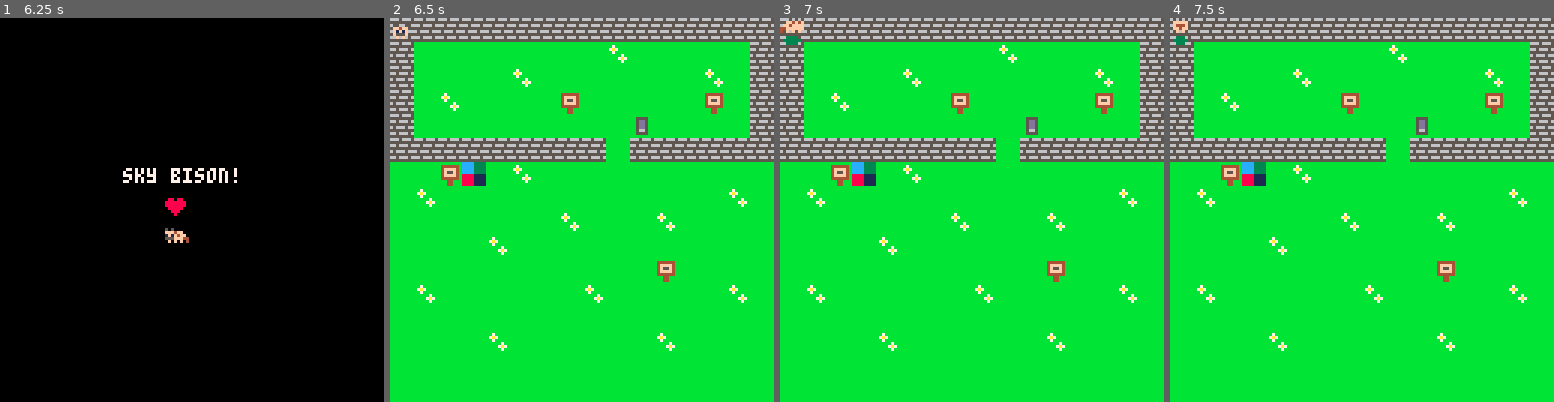
Above: before the commit, frames 1-4 (left to right).
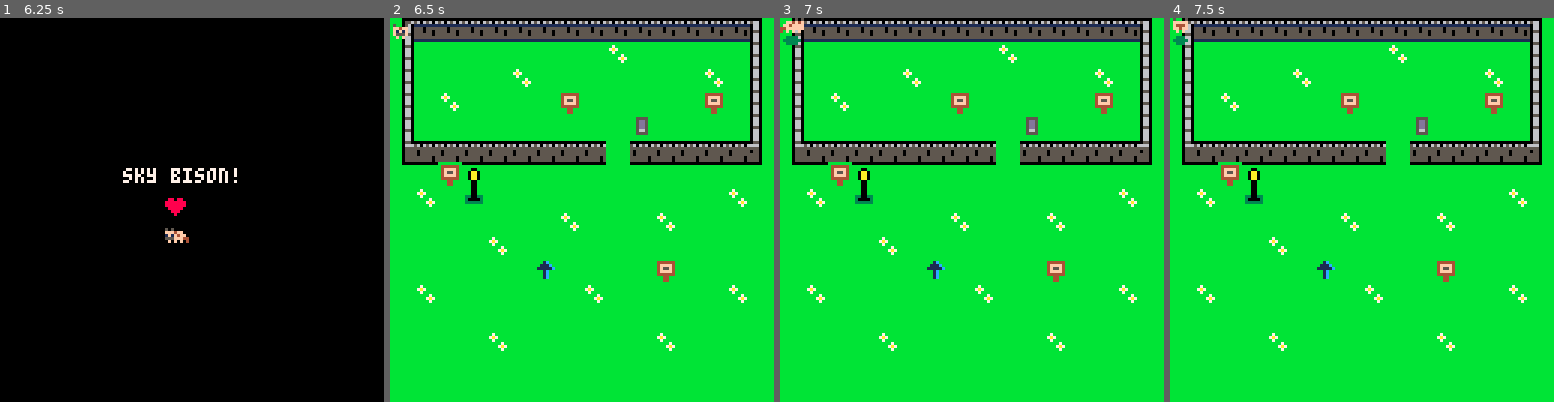
Above: after the commit, the same moments.

Repository: alaynar/yip-yip
Game: PICO-8 cartridge yipyip.p8
Two runs of this game, one before a commit and one after it. Both use one fixed random seed, a clock stepped at 60 frames per second and the inputs below.
Inputs:
- Up to frame 1 (6.25 s): tap X (X key) at 0.33, 1.07, 1.85, 2.97, 4.08, 5.2 s; tap O (Z key) at 0.7, 1.7, 2.1, 2.5, 2.9, 3.3, 3.7, 4.1, 4.5, 4.9, 5.3, 5.7, 6.1 s; hold Right 1.6-2.1 s; hold Up 2.15-2.42 s; hold Right 2.47-3.03 s; hold Left 3.08-3.58 s; hold Down 3.63-3.97 s; hold Right 4.02-4.68 s; hold Up 4.73-5.03 s; hold Left 5.08-5.68 s; hold Down 5.73-6.03 s; hold Right from 6.08 s (still down)
- Up to frame 2 (6.5 s): keep holding Right; tap X (X key) at 6.32 s
- Up to frame 3 (7 s): tap O (Z key) at 6.5, 6.9 s; release Right at 6.58 s; hold Right from 6.63 s (still down)
- Up to frame 4 (7.5 s): release Right at 7.13 s; hold Up 7.18-7.45 s; tap O (Z key) at 7.3 s; tap X (X key) at 7.43 s

Frame 1 is identical in both runs. In frame 2, 12% of the frame differs, in the area x 0-100%, y 0-68%; in frame 3, 12%; in frame 4, 12%.

Commit message:
Push for Tom
Push for Tom

Diff:
--- a/yipyip.p8
+++ b/yipyip.p8
@@ -30,7 +30,9 @@
 		  jumping = 1
 		  update_jump()
 		end
+		if(jumping == 1) then
 		update_jump()
+		end
 	end
 
 
@@ -76,6 +78,7 @@
 function map_set()
 	nomove=0
 	text=4
+	powerup = 7
 end
 
 --draw the map
@@ -96,6 +99,15 @@
 --based on the tile flag the player can move or not
 function can_move(x,y)
  return not is_tile(nomove,x,y)
+end
+
+function is_powerup(x,y)
+  return is_tile(powerup,x ,y)
+end
+
+function swap_tile(x,y)
+ tile = mget(x,y)
+ mset(x,y,tile+1)
 end
 -->8
 --appa (player) functions
@@ -256,6 +268,13 @@
   sfx(0)
  end
 
+ if (is_powerup(tox,toy)) then
+ 		timerdur = timer + 300
+ 		swap_tile(tox,toy)
+ 		sfx(0)
+ end
+
+
  dset(0, p.x)
  dset(1, p.y)
 
@@ -408,21 +427,45 @@
 
 
 
+…(24 lines of a section not shown)…
 __gff__
-0000000000000000000000000000000000000000010100000000000000000000000001001100000000000000000000000001010000000000000000000000000000000000000000000000000000000000000000000000000000000000000000000000000000000000000000000000000000000000000000000000000000000000
+0000000000000000000000000000000000000000010100000000000000000000000001001100000000000000000000000001010000000000000000000000000000000080000000000001010101000000000000000000000000010000010000000000000000000000000001000000000000000000000000000000000000000000
 0000000000000000000000000000000000000000000000000000000000000000000000000000000000000000000000000000000000000000000000000000000000000000000000000000000000000000000000000000000000000000000000000000000000000000000000000000000000000000000000000000000000000000
 __map__
-2222222222222222222222222222222240404040404040404040404040404040404040404040000000000000000000000000000000000000000000000000000000000000000000000000000000000000000000000000000000000000000000000000000000000000000000000000000000000000000000000000000000000000
-2240404040404040401140404040402240404040404040404040404040404040404040404040000000000000000000000000000000000000000000000000000000000000000000000000000000000000000000000000000000000000000000000000000000000000000000000000000000000000000000000000000000000000
-2240404040114040404040404011402240404040404040404040404040404040404040404040000000000000000000000000000000000000000000000000000000000000000000000000000000000000000000000000000000000000000000000000000000000000000000000000000000000000000000000000000000000000
-2240114040404024404013404024402240404040404040404040404040404040404040404040000000000000000000000000000000000000000000000000000000000000000000000000000000000000000000000000000000000000000000000000000000000000000000000000000000000000000000000000000000000000
-2240404040404040404031404040132240404040404040404040404040404040404040404040000000000000000000000000000000000000000000000000000000000000000000000000000000000000000000000000000000000000000000000000000000000000000000000000000000000000000000000000000000000000
-2222222222222222221422222222222240404040404040404040404040404040404040404040000000000000000000000000000000000000000000000000000000000000000000000000000000000000000000000000000000000000000000000000000000000000000000000000000000000000000000000000000000000000
-1340241540114040404040404040404040404040404040404040404040404040404040404040000000000000000000000000000000000000000000000000000000000000000000000000000000000000000000000000000000000000000000000000000000000000000000000000000000000000000000000000000000000000
-4011404040404040404040404040114040404040404040404040404040404040404040404040400000000000000000000000000000000000000000000000000000000000000000000000000000000000000000000000000000000000000000000000000000000000000000000000000000000000000000000000000000000000
+494a4a4a4a4a4a4a4a4a4a4a4a4b4b4c40404040404040404040404040404040404040404040000000000000000000000000000000000000000000000000000000000000000000000000000000000000000000000000000000000000000000000000000000000000000000000000000000000000000000000000000000000000
+5940404040404040401140404040405c40404040404040404040404040404040404040404040000000000000000000000000000000000000000000000000000000000000000000000000000000000000000000000000000000000000000000000000000000000000000000000000000000000000000000000000000000000000
+5940404040114040404040404011405c40404040404040404040404040404040404040404040000000000000000000000000000000000000000000000000000000000000000000000000000000000000000000000000000000000000000000000000000000000000000000000000000000000000000000000000000000000000
+5940114040404024404013404024405c40404040404040404040404040404040404040404040000000000000000000000000000000000000000000000000000000000000000000000000000000000000000000000000000000000000000000000000000000000000000000000000000000000000000000000000000000000000
+5940404040404040404031404040135c40404040404040404040404040404040404040404040000000000000000000000000000000000000000000000000000000000000000000000000000000000000000000000000000000000000000000000000000000000000000000000000000000000000000000000000000000000000
+696a6a6a6a6a6a6a6a146a6a6a6a6a6c40404040404040404040404040404040404040404040000000000000000000000000000000000000000000000000000000000000000000000000000000000000000000000000000000000000000000000000000000000000000000000000000000000000000000000000000000000000
+797a24157a7a7a7a7a407a7a7a7a7a7c40404040404040404040404040404040404040404040000000000000000000000000000000000000000000000000000000000000000000000000000000000000000000000000000000000000000000000000000000000000000000000000000000000000000000000000000000000000
+4011402540404040404040404040114040404040404040404040404040404040404040404040400000000000000000000000000000000000000000000000000000000000000000000000000000000000000000000000000000000000000000000000000000000000000000000000000000000000000000000000000000000000
 4040404040404011404040114040404040404040404040404040404040404040404040404040400000000000000000000000000000000000000000000000000000000000000000000000000000000000000000000000000000000000000000000000000000000000000000000000000000000000000000000000000000000000
 4040404011404040404040404040404040404040404040404040404040404040404040404040400000000000000000000000000000000000000000000000000000000000000000000000000000000000000000000000000000000000000000000000000000000000000000000000000000000000000000000000000000000000
-4040404040404040404040244040404040404040404040404040404040404040404040404040400000000000000000000000000000000000000000000000000000000000000000000000000000000000000000000000000000000000000000000000000000000000000000000000000000000000000000000000000000000000
+4040404040404340404040244040404040404040404040404040404040404040404040404040400000000000000000000000000000000000000000000000000000000000000000000000000000000000000000000000000000000000000000000000000000000000000000000000000000000000000000000000000000000000
 4011404040404040114040404040114040404040404040404040404040404040404040404040400000000000000000000000000000000000000000000000000000000000000000000000000000000000000000000000000000000000000000000000000000000000000000000000000000000000000000000000000000000000
 4040404040404040404040404040404040404040404040404040404040404040404040404040400000000000000000000000000000000000000000000000000000000000000000000000000000000000000000000000000000000000000000000000000000000000000000000000000000000000000000000000000000000000
 4040404011404040404040114040404040404040404040404040404040404040404040404040400000000000000000000000000000000000000000000000000000000000000000000000000000000000000000000000000000000000000000000000000000000000000000000000000000000000000000000000000000000000
Not shown, changed: 48 lines of the sprite sheet (__gfx__) section of yipyip.p8
